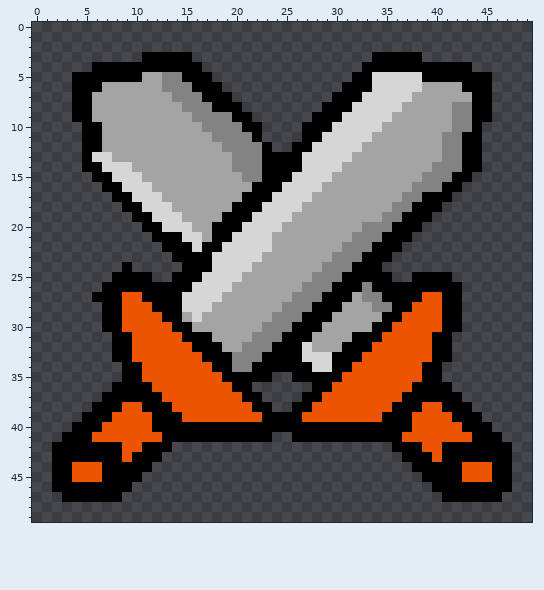
Two states of a pixel-art sprite, autocardbattle/game/image/buttonbattle.png. The picture above was drawn from the file before the commit.
The file is 200x200 pixels, drawn in blocks of 4x4; one block is one cell here.
And afterwards:
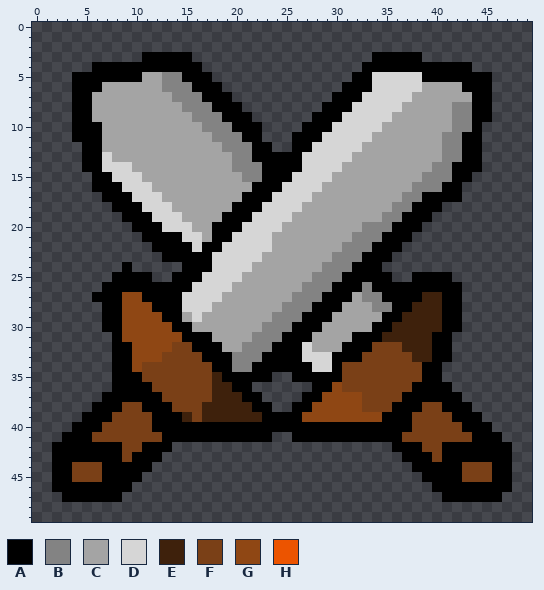
Palette (. is transparent): A #000000  B #838383  C #a4a4a4  D #d6d6d6  E #3e210c  F #7a4017  G #8f4714  H #ec5400
Changes in this commit:
y 9: x 19 B -> A
y 10: x 4 . -> A; x 20 B -> A
y 11: x 4 . -> A; x 21 B -> A; x 26 . -> A
y 12: x 22 B -> A
y 13: x 6 D -> A; x 22 B -> A
y 14: x 42 B -> A
y 16: x 6 . -> A
y 17: x 7 . -> A; x 42 . -> A
y 18: x 8 . -> A
y 19: x 9 . -> A
y 20: x 10 . -> A
y 21: x 11 . -> A
y 22: x 12 . -> A
y 23: x 13 . -> A
y 27: x 9..10 HH -> GG; x 39..40 HH -> EE
y 28: x 9..11 HHH -> GGG; x 38..40 HHH -> EEE
y 29: x 9..12 HHHH -> GGGG; x 37..40 HHHH -> EEEE
y 30: x 9..13 HHHHH -> GGGGG; x 36..40 HHHHH -> EEEEE
y 31: x 9..14 AHHHHH -> GGGGGG; x 35..39 HHHHH -> EEEEE
y 32: x 10..15 HHHHHH -> GGGGFF; x 34..39 HHHHHH -> FFFEEE
y 33: x 10..16 HHHHHHH -> GGGFFFF; x 33..39 HHHHHHH -> FFFFFEE
y 34: x 8 . -> A; x 10..17 AHHHHHHH -> GFFFFFFF; x 31..38 AHHHHHHH -> FFFFFFFF
y 35: x 8 . -> A; x 11..18 HHHHHHHH -> FFFFFFFE; x 31..38 HHHHHHHH -> FFFFFFFF
y 36: x 12..19 HHHHHHHH -> FFFFFFEE; x 30..37 HHHHHHHH -> GFFFFFFF
y 37: x 13..20 HHHHHHHH -> FFFFFEEE; x 29..36 HHHHHHHH -> GGGGFFFF
y 38: x 9..10 HH -> FF; x 14..21 HHHHHHHH -> FFFEEEEE; x 28..35 HHHHHHHH -> GGGGGFFF; x 39..40 HH -> FF
y 39: x 8..11 HHHH -> FFFF; x 15..22 HHHHHHHH -> EFEEEEEE; x 27..34 HHHHHHHH -> GGGGGGGG; x 38..41 HHHH -> FFFF
y 40: x 7..11 HHHHH -> FFFFF; x 38..42 HHHHH -> FFFFF
y 41: x 6..12 HHHHHHH -> FFFFFFF; x 37..43 HHHHHHH -> FFFFFFF
y 42: x 9..10 HH -> FF; x 39..40 HH -> FF
y 43: x 9 H -> F; x 40 H -> F
y 44..45: x 4..6 HHH -> FFF; x 43..45 HHH -> FFF
